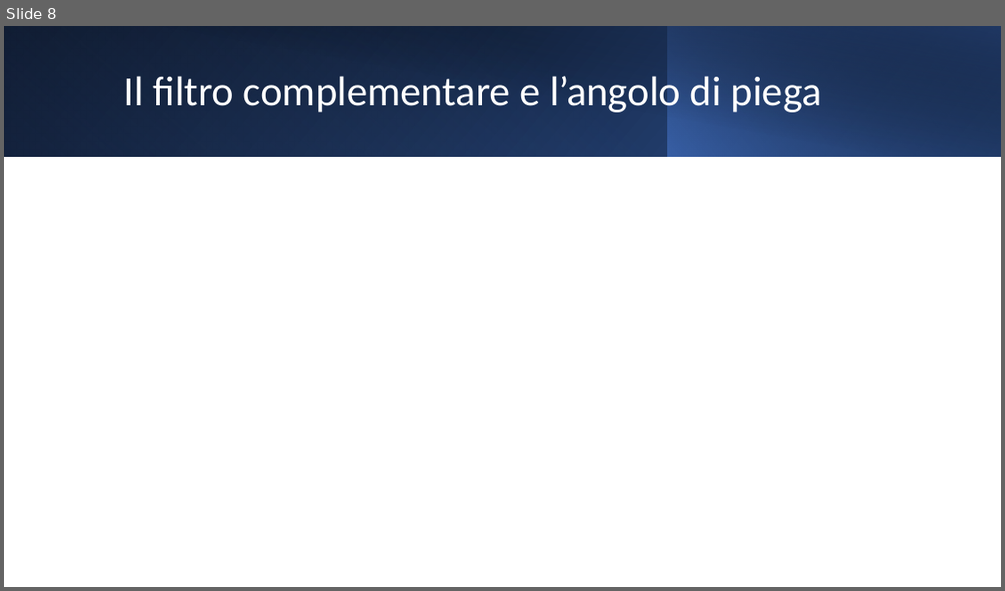
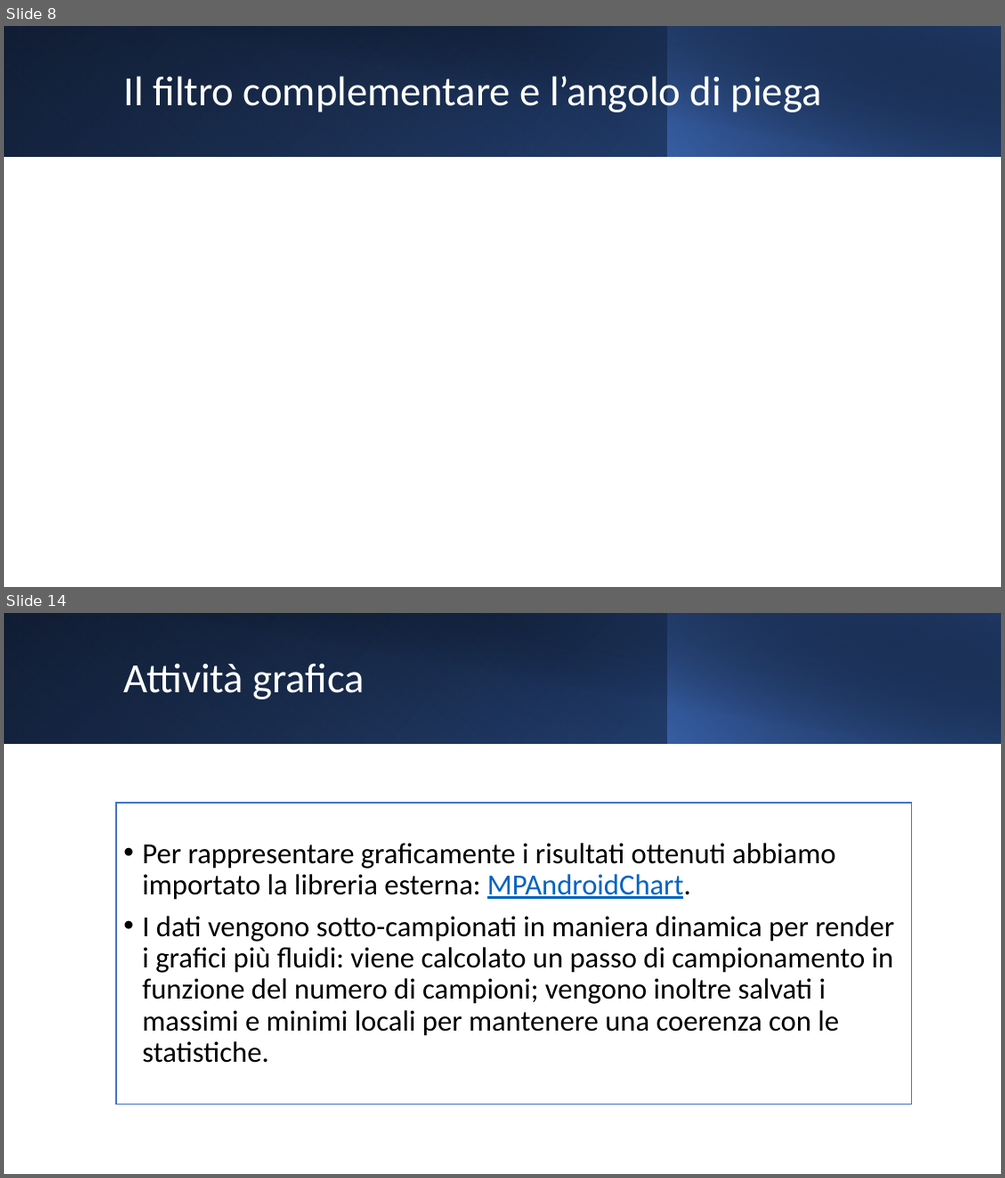
Before and after one commit to Alby-C/MA-IoT, a slide deck: BikeActivity.pptx. Shown one above the other, each under a label of ours: slide 8 before the commit, slides 8 and 14 after it; the slides between them are not shown. The pictures are 1005x591 and 1005x1178 pixels, drawn with LibreOffice and Linux fonts; fonts in the diff are those of the drawing; grey boxes stand for pictures. Boxes give left, top, right and bottom in pixels: in the first picture for what was removed or moved away, otherwise in the second. Text is boxed around its words. In the diff, an @@ line names an element or a change of style, - is before the commit and + after.

```diff
--- a/BikeActivity.pptx
+++ b/BikeActivity.pptx
@@ slide 14 added at [4,613,1001,1174], background #FFFFFF @@
@@ rectangle added at [4,613,1001,743], fill gradient #000000 to #2F5597 @@
@@ rectangle added at [4,613,668,743], fill gradient #4472C4 to #203864 @@
@@ rectangle added at [41,613,1001,744], fill gradient #000000 to #203864 @@
@@ rectangle added at [667,613,1001,743], fill gradient #4472C4 to #000000 @@
@@ title added at [123,663,365,699], 40 pt, text #FFFFFF @@
+Attività grafica
@@ text added at [116,803,911,1104], fill #FFFFFF, outline #4472C4 1 pt, 28 pt, text #000000 @@
+• Per rappresentare graficamente i risultati ottenuti abbiamo importato la libreria esterna: MPAndroidChart.
+• I dati vengono sotto-campionati in maniera dinamica per render i grafici più fluidi: viene calcolato un passo di campionamento in funzione del numero di campioni; vengono inoltre salvati i massimi e minimi locali per mantenere una coerenza con le statistiche.
```
Also in this commit, not shown: 6 slides changed, 7 other slides added.
